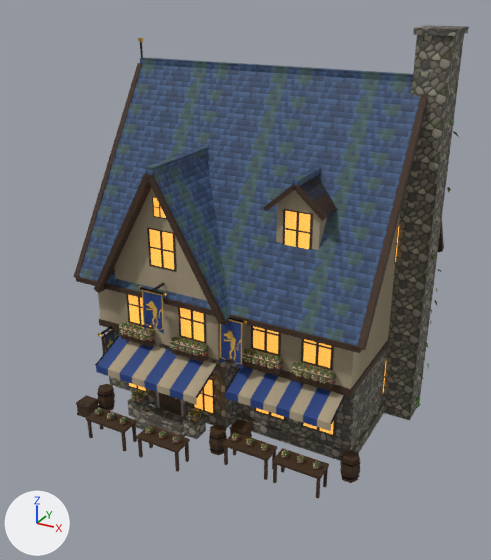
An edit to the glTF model www/proto3d/models/beth/hi/buildings_card2/bld_market_card2_lod2.glb, drawn before and after from the same camera.
Both versions are drawn from a 50 mm lens placed at (11.9, -23.7, 16.2), pointed at (0.4, -2.8, 5.8). Every picture has the same lights, and +X, +Y and +Z are marked at lower left. The first picture is the older version. Vertices at exactly the same position are counted once.

Objects in the first picture: 'bld_market_card2'.
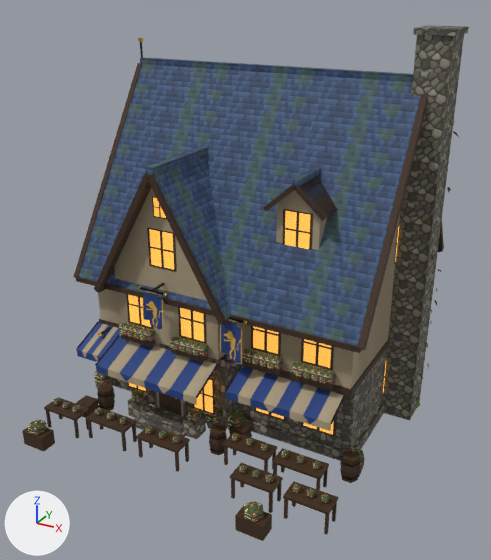
The change, as a list of edits to the scene's bpy script:
```text
Change me_bld_market_card2:
    remove me_bld_market_card2.from_pydata(...)  # 3109 vertices, 4416 faces; spans x -6.06..7.07, y -7.55..5.17, z 0.0..14.85
    add me_bld_market_card2.from_pydata(...)  # 3488 vertices, 5020 faces; spans x -6.06..7.07, y -9.0..5.17, z 0.0..14.85
    me_bld_market_card2 part 1: the loose piece of 12 vertices spanning x -3.9..-2.1, y -7.55..-6.75, z 0.85..0.95 is copied, and the copy is scaled about its middle by (0.889, 1, 1), then moved by (-2.0, -0.25, 0.0); it spans x -5.8..-4.2, y -7.8..-7.0, z 0.85..0.95
    me_bld_market_card2 part 2: a new loose piece, a UV sphere (6 segments, 3 rings, poles along z) spanning x -5.15..-4.85, y -7.53..-7.27, z 0.96..1.2, in mat_card2_shared
    me_bld_market_card2 part 3: a new loose piece, a UV sphere (6 segments, 3 rings, poles along z) spanning x -4.65..-4.35, y -7.53..-7.27, z 0.96..1.2, in mat_card2_shared
    me_bld_market_card2 part 4: the loose piece of 12 vertices spanning x 1.5..3.3, y -6.4..-5.6, z 0.85..0.95 is copied, and the copy is scaled about its middle by (0.889, 1, 1), then moved by (1.0, -1.4, 0.0); it spans x 2.6..4.2, y -7.8..-7.0, z 0.85..0.95
    me_bld_market_card2 part 5: a new loose piece, a UV sphere (6 segments, 3 rings, poles along z) spanning x 2.75..3.05, y -7.53..-7.27, z 0.96..1.2, in mat_card2_shared
    me_bld_market_card2 part 6: a new loose piece, a UV sphere (6 segments, 3 rings, poles along z) spanning x 3.25..3.55, y -7.53..-7.27, z 0.96..1.2, in mat_card2_shared
    me_bld_market_card2 part 7: a new loose piece, a UV sphere (6 segments, 3 rings, poles along z) spanning x 3.75..4.05, y -7.53..-7.27, z 0.96..1.2, in mat_card2_shared
    me_bld_market_card2 part 8: the loose piece of 12 vertices spanning x 3.5..5.3, y -6.4..-5.6, z 0.85..0.95 is copied, and the copy is scaled about its middle by (0.889, 1, 1), then moved by (1.0, -1.4, 0.0); it spans x 4.6..6.2, y -7.8..-7.0, z 0.85..0.95
    me_bld_market_card2 part 9: a new loose piece, a UV sphere (6 segments, 3 rings, poles along z) spanning x 4.75..5.05, y -7.53..-7.27, z 0.96..1.2, in mat_card2_shared
    me_bld_market_card2 part 10: a new loose piece, a UV sphere (6 segments, 3 rings, poles along z) spanning x 5.25..5.55, y -7.53..-7.27, z 0.96..1.2, in mat_card2_shared
    me_bld_market_card2 part 11: a new loose piece, a UV sphere (6 segments, 3 rings, poles along z) spanning x 5.75..6.05, y -7.53..-7.27, z 0.96..1.2, in mat_card2_shared
    me_bld_market_card2 part 12: a new loose piece, a UV sphere (6 segments, 3 rings, poles along z) spanning x -6.0..-5.2, y -4.84..-4.16, z 0.25..0.99, in mat_card2_shared
    me_bld_market_card2 part 13: a new loose piece, a UV sphere (6 segments, 3 rings, poles along z) spanning x -0.4..0.4, y -4.84..-4.16, z 0.25..0.99, in mat_card2_shared
    me_bld_market_card2 part 14: a new loose piece, a UV sphere (6 segments, 3 rings, poles along z) spanning x 0.6..1.4, y -4.84..-4.16, z 0.25..0.99, in mat_card2_shared
    me_bld_market_card2 part 15: a new loose piece, a UV sphere (6 segments, 3 rings, poles along z) spanning x 5.4..6.2, y -4.84..-4.16, z 0.25..0.99, in mat_card2_shared
    me_bld_market_card2 part 16: a new loose piece, a box spanning x -5.8..-4.8, y -9.0..-8.4, z 0.0..0.6, in mat_card2_shared
    me_bld_market_card2 part 17: a new loose piece, a UV sphere (6 segments, 3 rings, poles along z) spanning x -5.65..-4.95, y -9.0..-8.4, z 0.51..0.99, in mat_card2_shared
    me_bld_market_card2 part 18: a new loose piece, a box spanning x 3.5..4.5, y -9.0..-8.4, z 0.0..0.6, in mat_card2_shared
    me_bld_market_card2 part 19: a new loose piece, a UV sphere (6 segments, 3 rings, poles along z) spanning x 3.65..4.35, y -9.0..-8.4, z 0.51..0.99, in mat_card2_shared
    me_bld_market_card2 part 20: 169 vertices removed from x -5.32..6.7, y -7.52..-0.12, z 0.0..10.1; 298 vertices added at x -6.0..6.2, y -7.77..-4.15, z 0.0..5.93
    other edits to the shape of me_bld_market_card2 do not show in these pictures
```

Boxes (x1, y1, x2, y2) around the edits, measured in the pictures (491 x 560 px; the box of a moved part takes in the faces that stretch with it):
'bld_market_card2', reshaped (13% wider, 9% taller)
    before: (74, 25, 469, 499)
    after: (22, 25, 469, 541)
part 1 of me_bld_market_card2, added (brown)
    after: (44, 397, 89, 421)
part 2 of me_bld_market_card2, added
    after: (62, 402, 70, 408)
part 3 of me_bld_market_card2, added
    after: (72, 405, 80, 412)
part 4 of me_bld_market_card2, added (brown)
    after: (230, 463, 283, 494)
part 5 of me_bld_market_card2, added
    after: (239, 465, 247, 473)
part 6 of me_bld_market_card2, added
    after: (252, 469, 260, 478)
part 7 of me_bld_market_card2, added
    after: (266, 474, 273, 483)
part 8 of me_bld_market_card2, added (brown)
    after: (283, 481, 338, 515)
part 9 of me_bld_market_card2, added
    after: (293, 484, 301, 493)
part 10 of me_bld_market_card2, added
    after: (307, 489, 315, 498)
part 11 of me_bld_market_card2, added
    after: (321, 494, 330, 503)
part 12 of me_bld_market_card2, added
    after: (94, 372, 112, 385)
part 13 of me_bld_market_card2, added
    after: (206, 406, 223, 422)
part 14 of me_bld_market_card2, added
    after: (228, 410, 246, 428)
part 15 of me_bld_market_card2, added
    after: (343, 447, 365, 467)
part 16 of me_bld_market_card2, added (brown)
    after: (22, 427, 55, 452)
part 17 of me_bld_market_card2, added
    after: (28, 419, 47, 435)
part 18 of me_bld_market_card2, added (brown)
    after: (235, 504, 272, 541)
part 19 of me_bld_market_card2, added
    after: (244, 501, 263, 522)
part 20 of me_bld_market_card2, moved or reshaped
    before: (76, 184, 360, 487)
    after: (46, 291, 364, 535)
